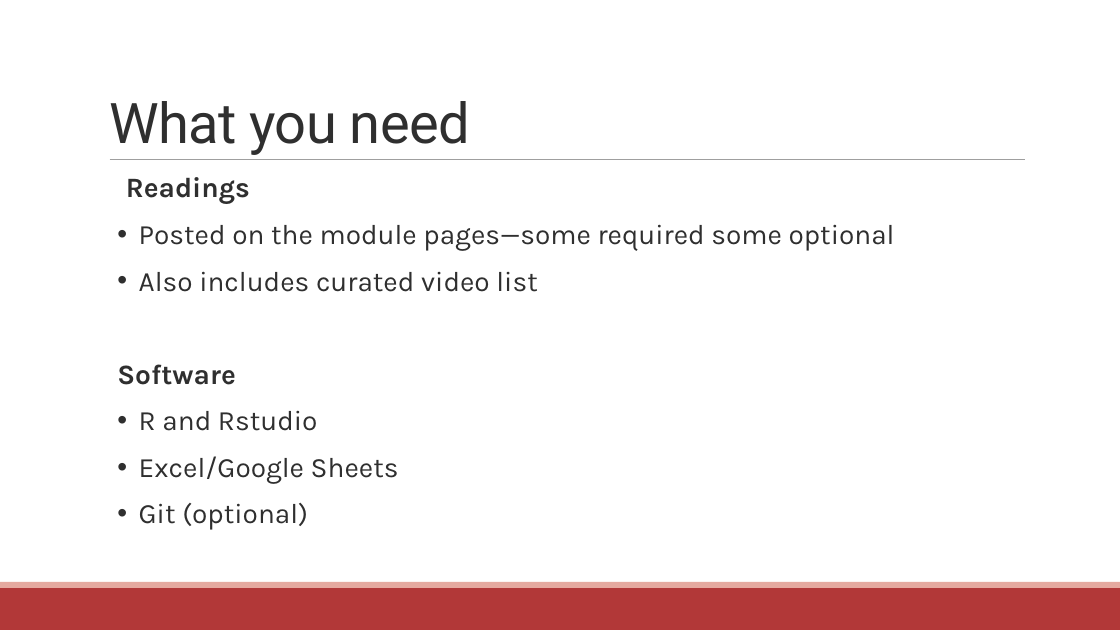
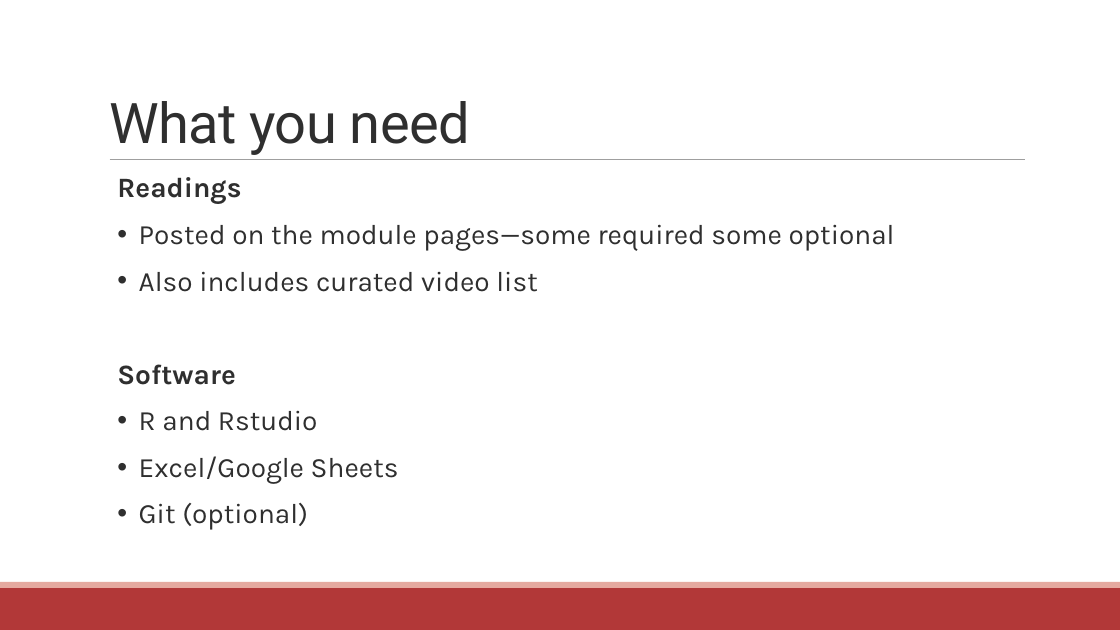
Before and after one commit to communitymaplab/geog4300_datascience, a slide deck: slide 6 of in_class_slides/geog4300_L01-Introductions.pptx. Drawn at 1120x630 pixels with LibreOffice and Linux fonts; fonts in the diff are those of the drawing. Boxes give left, top, right and bottom in pixels: in the first picture for what was removed or moved away, otherwise in the second. Text is boxed around its words. In the diff, an @@ line names an element or a change of style, - is before the commit and + after.

```diff
--- a/in_class_slides/geog4300_L01-Introductions.pptx
+++ b/in_class_slides/geog4300_L01-Introductions.pptx
@@ text at (x1=117, y1=177, x2=241, y2=204): bullet   to none @@
```
Also in this commit, not shown: 4 other slides changed, 6 slides added, 18 slides removed, 1 other file.
